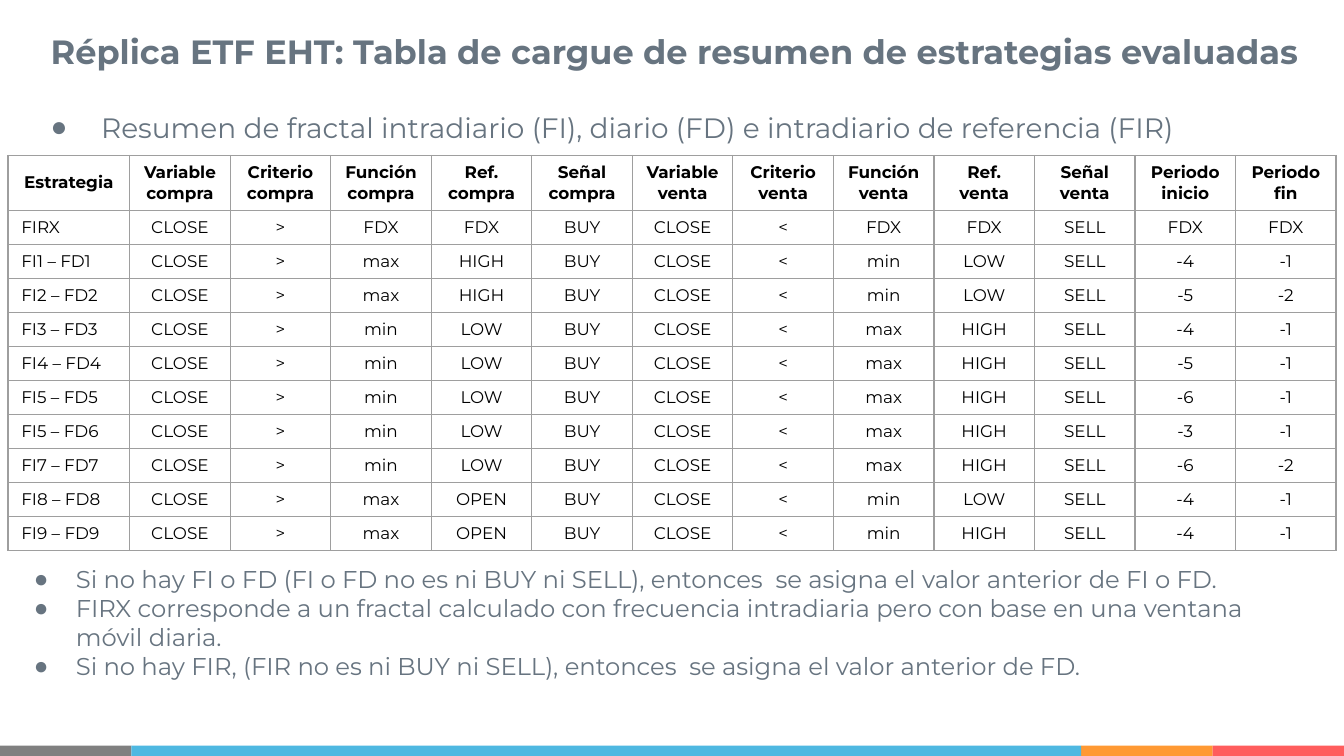
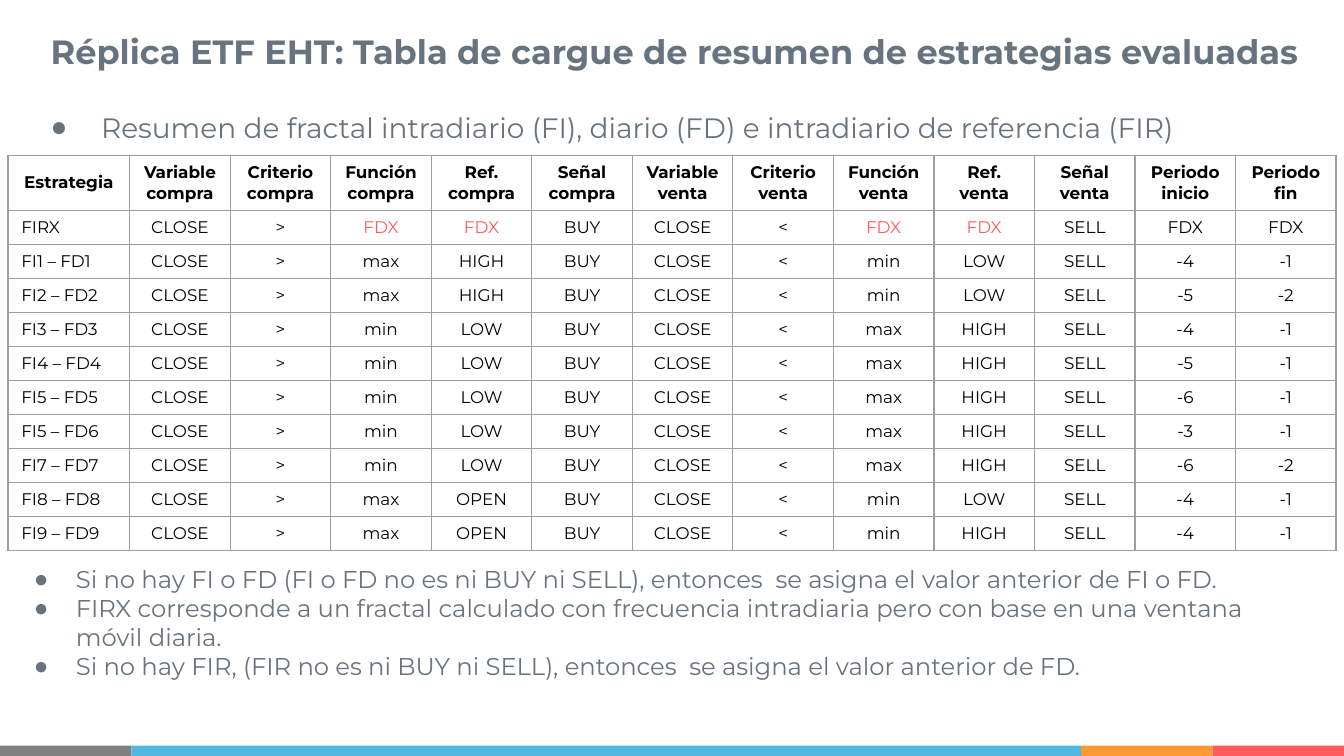
Before and after one commit to IISOS/Swell_2_Optimizacion_estrategias, a slide deck: slide 7 of Presentaciones/Swell - Optimización de estrategias - R5 (19-03-2021).pptx (slide 8 before the commit). Drawn at 1344x756 pixels with LibreOffice and Linux fonts; fonts in the diff are those of the drawing. Boxes give left, top, right and bottom in pixels: in the first picture for what was removed or moved away, otherwise in the second. Text is boxed around its words. In the diff, an @@ line names an element or a change of style, - is before the commit and + after.

```diff
--- a/Presentaciones/Swell - Optimización de estrategias - R5 (19-03-2021).pptx
+++ b/Presentaciones/Swell - Optimización de estrategias - R5 (19-03-2021).pptx
@@ table at (8,156,1340,546) @@
@@ text colour #000000 to #FF5D5D in "FDX", "FDX", "FDX", "FDX" @@
```
Also in this commit, not shown: 9 other slides changed, 8 slides added, 9 slides removed.
